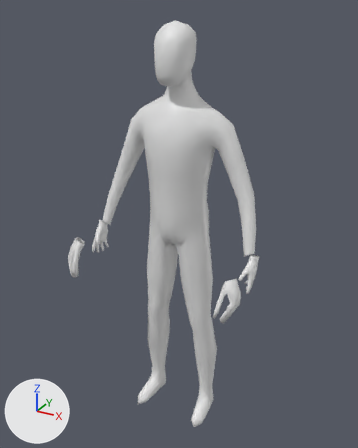
A saved change to the Blender file Toys/HumanBase/BasicHumanModel_Comp_2.blend.
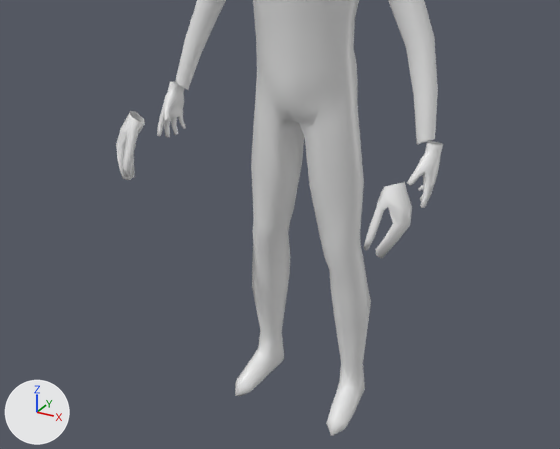
Old and new are each drawn whole from a 50 mm lens placed at (3.01, -5.43, 2.94), pointed at (-0.06, 0.15, 0.15) and again close up on the part from 0% to 92% of the width and 38% to 97% of the height. The axes (+X, +Y, +Z) are drawn at lower left. The lights are the same throughout.

The older version as bpy lines, for what is in view:
```python
me_cube = bpy.data.meshes.new('Cube')
me_cube.from_pydata(...)  # 632 vertices, 604 faces; spans x 0.0..2.51, y -2.01..0.73, z -5.82..5.59
me_cube.materials.append(mat_material)  # white #e7e7e7
ob_cube = bpy.data.objects.new('Cube', me_cube)
ob_cube.location = (0.0, 0.0, 0.0)
ob_cube.scale = (0.5, 0.5, 0.5)
_m = ob_cube.modifiers.new('Mirror', 'MIRROR')
_m.use_clip = True
```
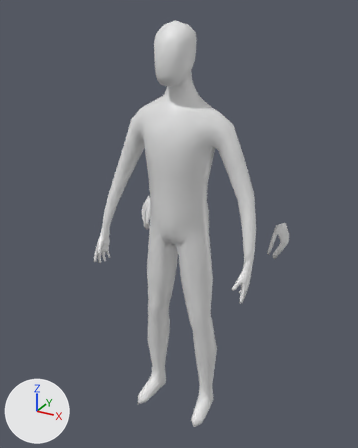
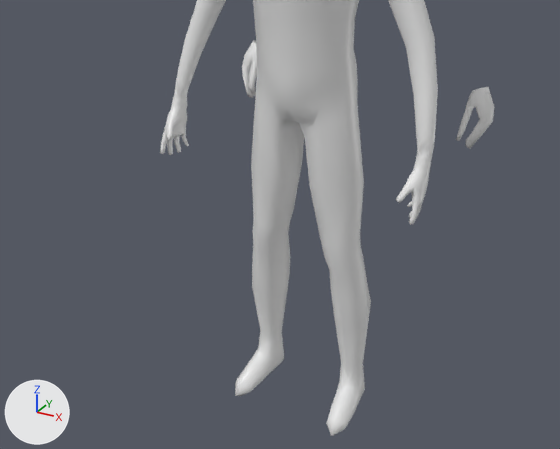
Diff of the bpy script that builds the scene:
```diff
--- a/Toys/HumanBase/BasicHumanModel_Comp_2.blend.py
+++ b/Toys/HumanBase/BasicHumanModel_Comp_2.blend.py
@@ me_cube @@
 # used by ob_cube; location = (0.0, 0.0, 0.0); scale = (0.5, 0.5, 0.5)
-me_cube.from_pydata(...)  # 632 vertices, 604 faces; spans x 0.0..2.51, y -2.01..0.73, z -5.82..5.59
+me_cube.from_pydata(...)  # 660 vertices, 644 faces; spans x 0.0..2.51, y -0.92..2.34, z -5.82..5.59
+# me_cube part 1: the loose piece of 64 vertices spanning x 2.03..2.51, y -2.01..-1.35, z -0.94..0.13 is moved by (0.0, 3.69, 0.0)
+# me_cube part 2: 281 vertices moved from x 2.07..2.46, y -0.82..-0.09, z -0.73..0.32 to x 2.02..2.34, y -0.92..-0.08, z -1.0..0.54; 1 vertex removed from x 2.08, y -0.28, z 0.09; 29 vertices added at x 2.01..2.33, y -0.49..-0.2, z -0.11..0.35
 me_cube.materials.append(mat_material)
```

What differs and where, as boxes [x1, y1, x2, y2] in the close-ups (560 x 449 px; the box of a moved part takes in the faces that stretch with it):
'Cube', reshaped
    before: [116, 0, 443, 436]
    after: [160, 0, 494, 436]
part 1 of me_cube, moved or reshaped
    before: [116, 111, 412, 258]
    after: [242, 40, 494, 148]
part 2 of me_cube, moved or reshaped
    before: [157, 41, 443, 208]
    after: [160, 41, 438, 225]
